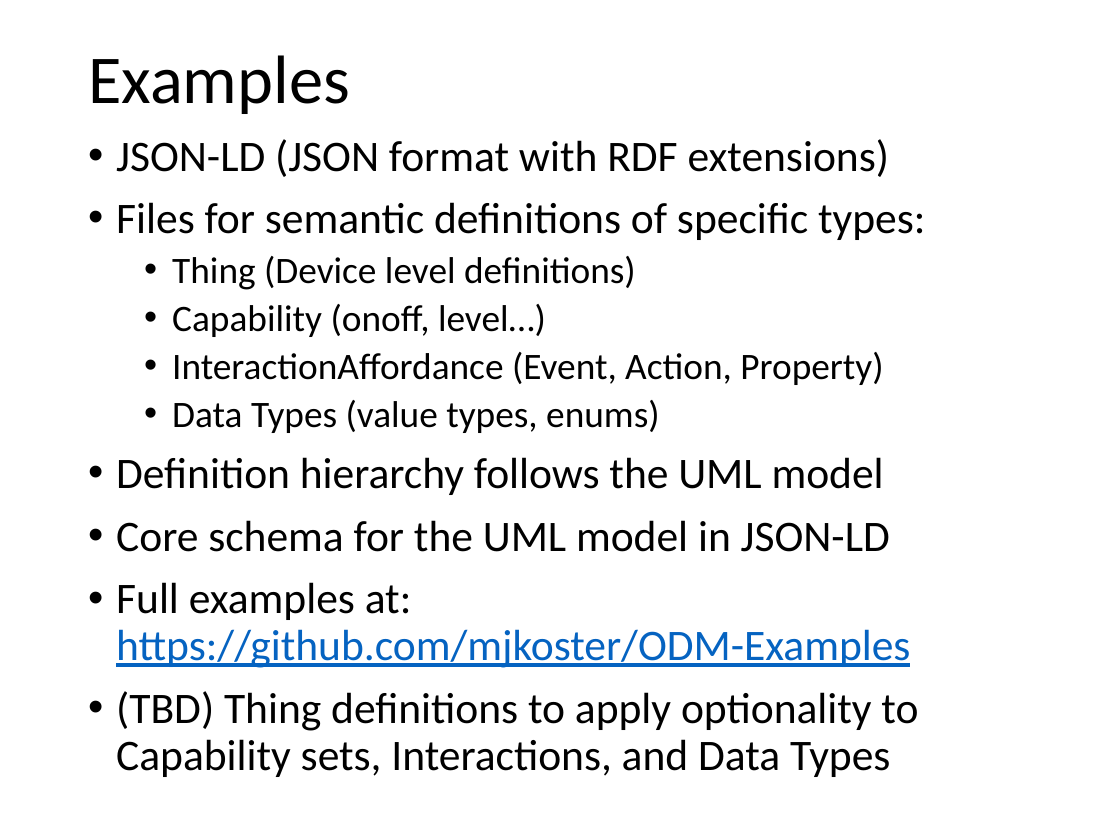
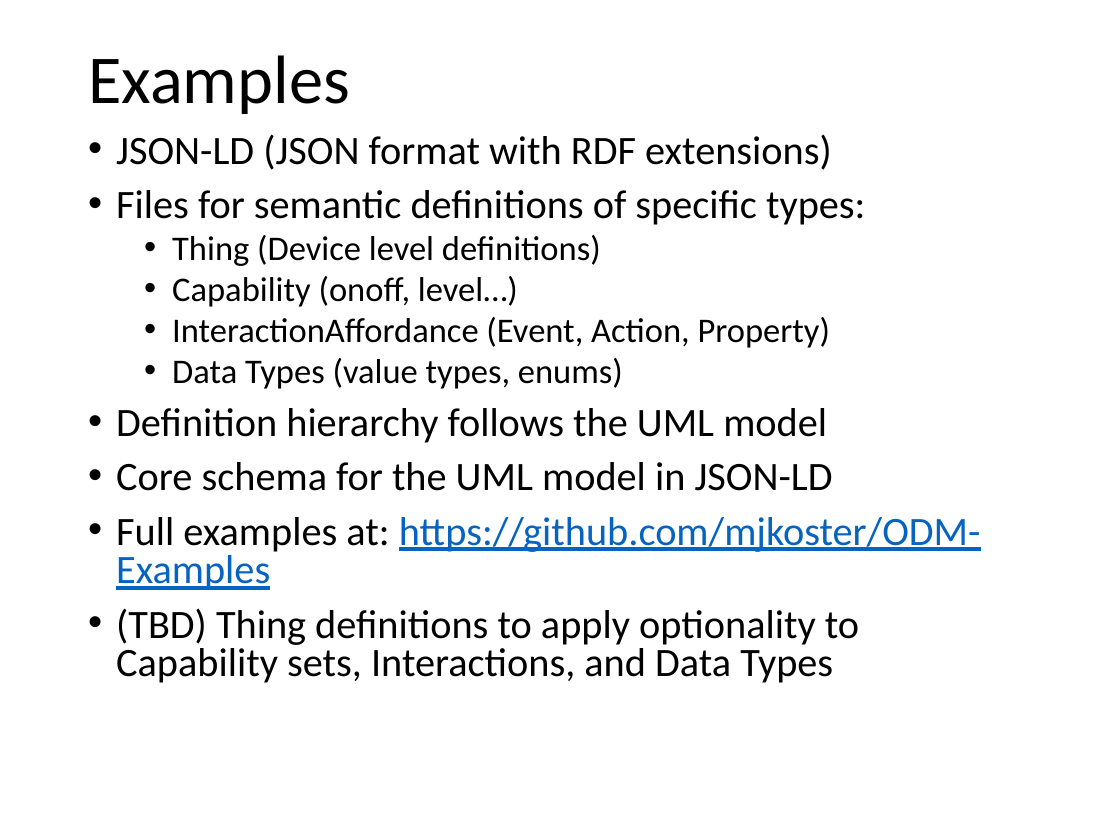
Before and after one commit to mjkoster/ODM-Examples, a slide deck: slide 9 of ODM-CDF.pptx. Drawn at 1120x840 pixels with LibreOffice and Linux fonts; fonts in the diff are those of the drawing. Boxes give left, top, right and bottom in pixels: in the first picture for what was removed or moved away, otherwise in the second. Text is boxed around its words. In the diff, an @@ line names an element or a change of style, - is before the commit and + after.

```diff
--- a/ODM-CDF.pptx
+++ b/ODM-CDF.pptx
@@ text "JSON-LD (JSON format with RDF ..." at (116, 134, 981, 683): size 28 to 25.9 pt in "JSON-LD (JSON format with RDF extensions)", "Files for semantic definitions of specific types:", "Definition hierarchy follows the UML model", "Core schema for the UML model in ..." and 2 more places; size 24 to 22.2 pt in "Thing (Device level definitions)", "Capability (onoff, level…)", "InteractionAffordance (Event, Action, Property)", "Data Types (value types, enums)"; line spacing 0.9 to 0.8 @@
```
Also in this commit, not shown: 1 other slide changed, 1 slide added, 1 other file.
